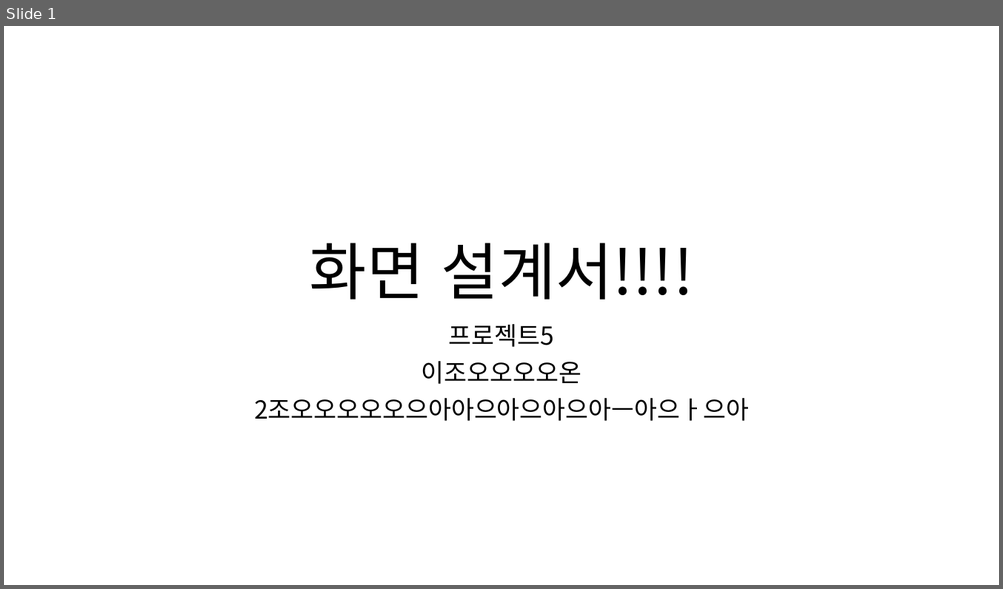
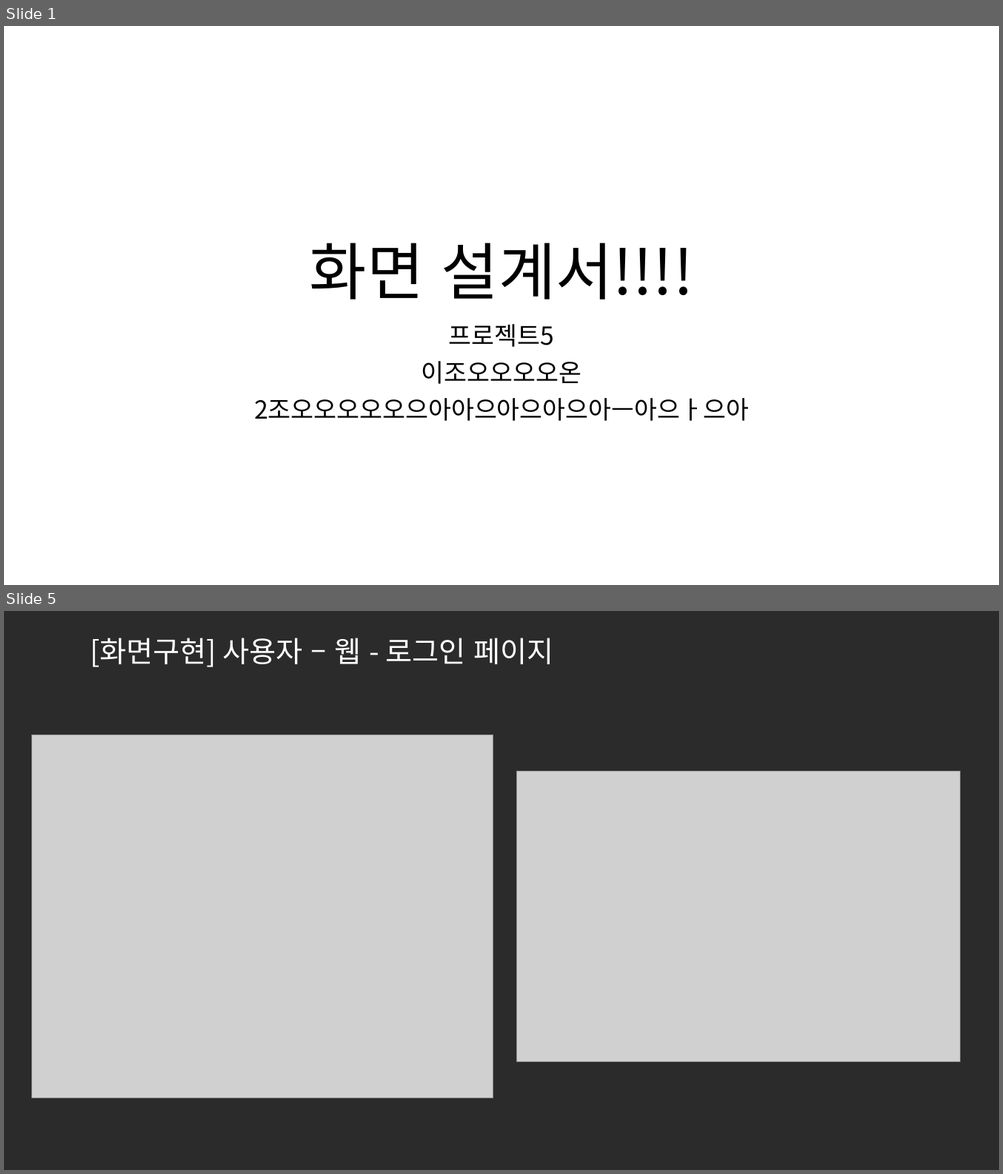
Before and after one commit to ezenteam2/e-Zone, a slide deck: 0 발표용 파워포인트/0424 4차발표/0424 project05 - 파워포인트 - 기범.pptx. Shown one above the other, each under a label of ours: slide 1 before the commit, slides 1 and 5 after it; the slides between them are not shown. The pictures are 1003x589 and 1003x1174 pixels, drawn with LibreOffice and Linux fonts; fonts in the diff are those of the drawing; grey boxes stand for pictures; background and template pictures are left out; a plain dark background stands for a picture behind light text. Boxes give left, top, right and bottom in pixels: in the first picture for what was removed or moved away, otherwise in the second. Text is boxed around its words. In the diff, an @@ line names an element or a change of style, - is before the commit and + after.

```diff
--- a/0 발표용 파워포인트/0424 4차발표/0424 project05 - 파워포인트 - 기범.pptx
+++ b/0 발표용 파워포인트/0424 4차발표/0424 project05 - 파워포인트 - 기범.pptx
@@ slide 5 added at bbox=[4, 611, 999, 1170], background picture (left out) @@
@@ title added at bbox=[90, 638, 554, 667], 28 pt, text #FFFFFF @@
+[화면구현] 사용자 – 웹 - 로그인 페이지
@@ picture added at bbox=[31, 735, 492, 1098] @@
@@ picture added at bbox=[517, 772, 961, 1062] @@
```
Also in this commit, not shown: 5 other slides added.
